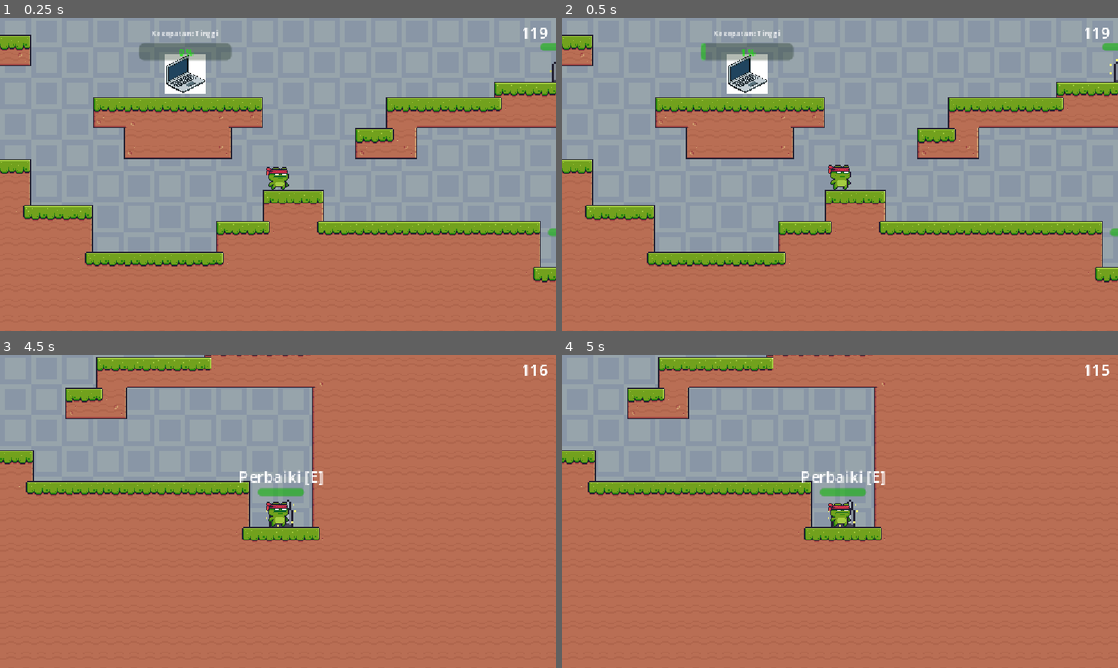
Above: before the commit, frames 1-4 (two rows, left to right).
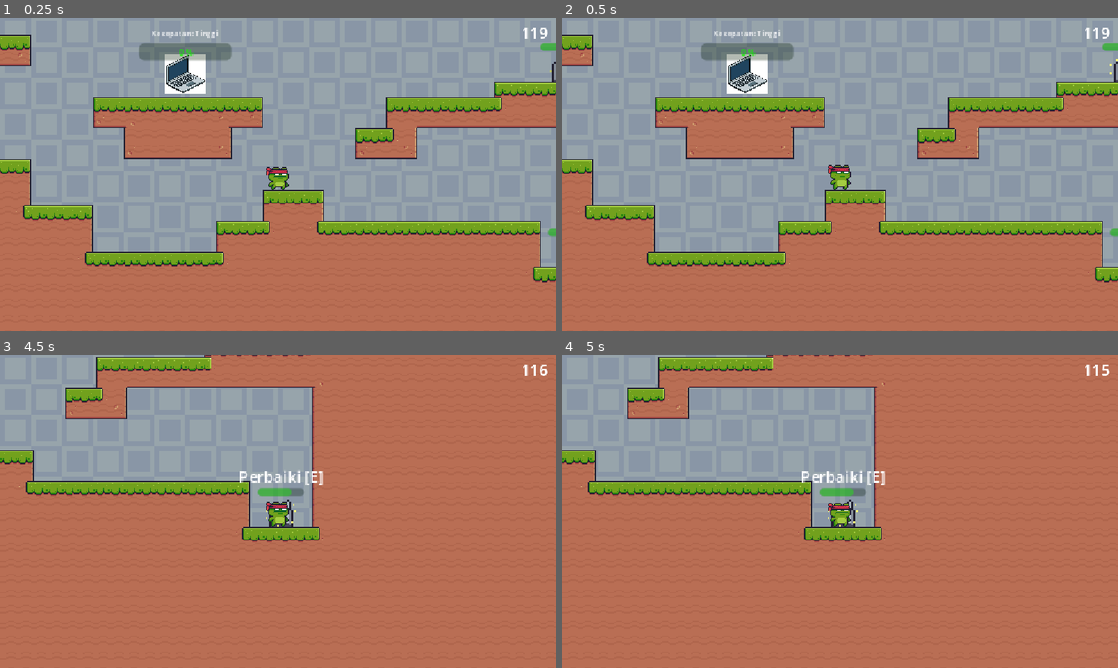
Above: after the commit, the same moments.

Repository: Diko-QuestionMark/Kodok-Matematika
Game: Godot game, scene res://Scene/world.tscn
Same seed, same stepped clock (60 frames per second), same inputs: the game is played once before the commit and once after it.
Inputs:
- Up to frame 1 (0.25 s): no input
- Up to frame 2 (0.5 s): no input
- Up to frame 3 (4.5 s): hold D (right) 0.53-2.03 s; tap E (interact) every 0.75 s from 0.6 to 3.6 s; tap Space (jump) at 0.77, 1.52, 3.02, 3.77 s; hold A (left) 2.03-2.78 s; hold D (right) 2.78-4.25 s; click "A" at 4.25 s
- Up to frame 4 (5 s): no input

Frame 1 is identical in both runs. In frame 2, less than 0.1% of the frame differs, in the area x 25-34%, y 8-14%; in frame 3, less than 0.1%; in frame 4, less than 0.1%.

Commit message:
mau menambahkan fitur pengerjaan soal

Diff:
--- a/Scene/generator.tscn
+++ b/Scene/generator.tscn
@@ -77,7 +77,7 @@
 show_percentage = false
 
 [node name="Timer" type="Timer" parent="." unique_id=978945655]
-wait_time = 6.0
+wait_time = 2.0
 autostart = true
 
 [node name="LayarPerbaikan" type="CanvasLayer" parent="." unique_id=61133870]
--- a/Scene/laptop.tscn
+++ b/Scene/laptop.tscn
@@ -17,10 +17,10 @@
 offset_right = 48.0
 offset_bottom = -14.0
 theme_override_font_sizes/font_size = 10
+max_value = 1000.0
 
 [node name="Timer" type="Timer" parent="." unique_id=1720785216]
-wait_time = 60.0
-one_shot = true
+wait_time = 0.5
 autostart = true
 
 [node name="Label" type="Label" parent="." unique_id=1005186646]
--- a/Script/Global.gd
+++ b/Script/Global.gd
@@ -2,6 +2,8 @@
 
 var sudah_menang = false
 var panel_aktif = false
+var jumlah_gene_aktif = 4
+
 
 func _process(delta: float) -> void:
-	print(panel_aktif)
+	pass
--- a/Script/generator.gd
+++ b/Script/generator.gd
@@ -4,6 +4,7 @@
 @onready var health_bar = $ProgressBar
 @onready var sprite = $AnimatedSprite2D
 @onready var layar_perbaikan = $LayarPerbaikan
+
 
 var health = 10
 var on_area = false
@@ -15,7 +16,7 @@
 	sprite.play("on")
 
 
-func _process(delta: float) -> void:
+func _process(_delta: float) -> void:
 	if on_area == true && Input.is_action_just_pressed("interact"):
 		Global.panel_aktif = true
 		layar_perbaikan.show()
@@ -31,13 +32,13 @@
 func _on_area_2d_body_exited(body: Node2D) -> void:
 	if body.name == "Player":
 		label.hide()
-		on_area = true
+		on_area = false
 		pass
 
 
 func _on_timer_timeout() -> void:
 	if gene_on == true:
-		health -= randi_range(0,2)
+		health -= randi_range(0,3)
 		if health <= 0:
 			health = 0
 			gene_on = false
--- a/Script/laptop.gd
+++ b/Script/laptop.gd
@@ -2,10 +2,28 @@
 
 @onready var timer = $Timer
 @onready var progress_bar = $ProgressBar
+@onready var data_jumlah_gene = $"..".jumlah_gene_aktif
+
+func _ready() -> void:
+	progress_bar.max_value = 600
+
 
 func _process(_delta: float) -> void:
-	if Global.sudah_menang == false:
-		progress_bar.value = (timer.wait_time - timer.time_left) / timer.wait_time * 100
+	pass
+
 
 func _on_timer_timeout() -> void:
-	Global.sudah_menang = true
+	print(data_jumlah_gene)
+	if Global.sudah_menang == false:
+		if data_jumlah_gene == 4:
+			progress_bar.value += 5
+		if data_jumlah_gene == 3:
+			progress_bar.value += 3
+		if data_jumlah_gene == 2:
+			progress_bar.value += 1
+		if data_jumlah_gene == 1:
+			progress_bar.value += 0
+		if data_jumlah_gene == 0:
+			pass
+	if progress_bar.value >= 1000:
+		Global.sudah_menang = true
--- a/Script/world.gd
+++ b/Script/world.gd
@@ -2,6 +2,8 @@
 
 @onready var game_timer = $GameTimer
 @onready var time_label = $CanvasLayer/Time
+
+var jumlah_gene_aktif = 4
 
 func _process(delta: float) -> void:
 	time_label.text = str(int(game_timer.wait_time - ((game_timer.wait_time - game_timer.time_left) / game_timer.wait_time) * 100))
